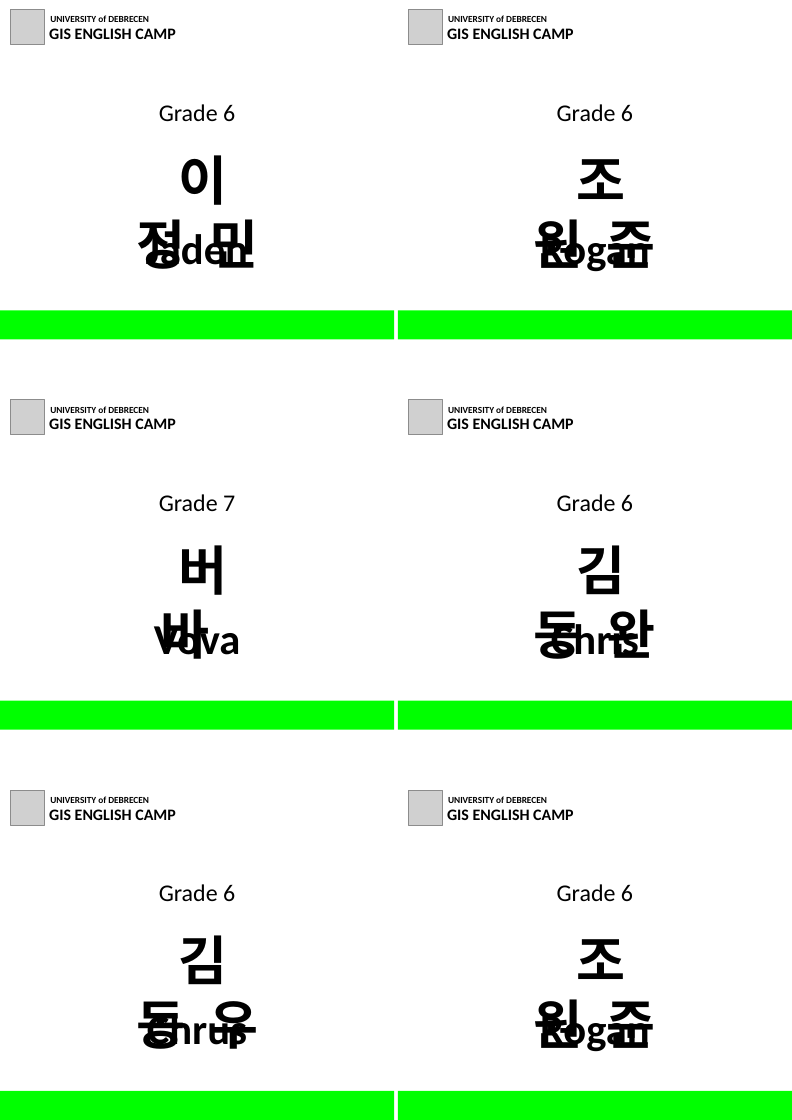
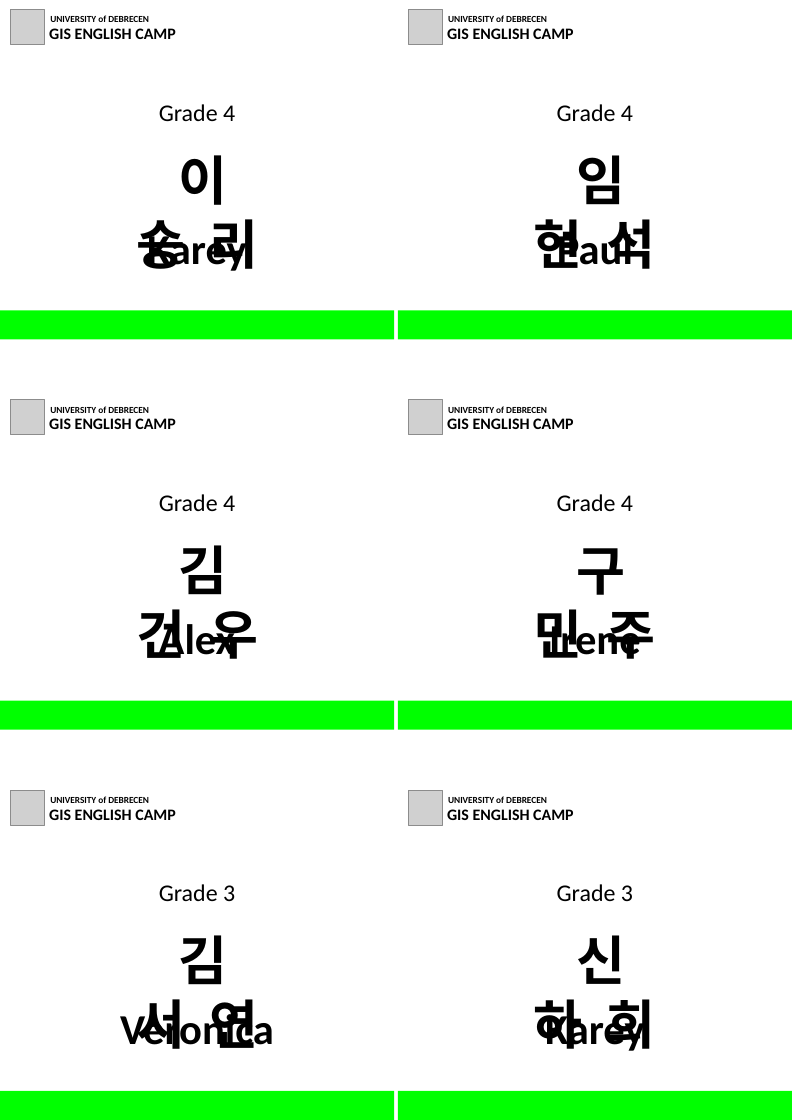
Before and after one commit to AIdward/english-camp-manage, a slide deck: slide 2 of Nametag/nametag.pptx (slide 1 before the commit). Drawn at 792x1120 pixels with LibreOffice and Linux fonts; fonts in the diff are those of the drawing; grey boxes stand for pictures. Boxes give left, top, right and bottom in pixels: in the first picture for what was removed or moved away, otherwise in the second. Text is boxed around its words. In the diff, an @@ line names an element or a change of style, - is before the commit and + after.

```diff
--- a/Nametag/nametag.pptx
+++ b/Nametag/nametag.pptx
@@ text at (159,104,235,121): text changed @@
-Grade 6
+Grade 4
@@ text at (557,104,633,121): text changed @@
-Grade 6
+Grade 4
@@ text at (136,155,258,271): text changed @@
-이 정 민
+이 승 리
@@ text at (534,155,656,269): text changed @@
-조 원 준
+임 현 석
@@ text at (147,229,247,271): text changed @@
-Jaden
+Karey
@@ text at (557,229,633,268): text changed @@
-Rogan
+Paul
@@ text at (159,494,235,511): text changed @@
-Grade 7
+Grade 4
@@ text at (557,494,633,511): text changed @@
-Grade 6
+Grade 4
@@ text at (136,545,258,659): text changed @@
-버 바
+김 건 우
@@ text at (534,548,656,659): text changed @@
-김 동 완
+구 민 주
@@ text at (159,619,236,659): text changed @@
-Vova
+Alex
@@ text at (549,619,641,659): text changed @@
-Chris
+Irene
@@ text at (159,884,235,901): text changed @@
-Grade 6
+Grade 3
@@ text at (557,884,633,901): text changed @@
-Grade 6
+Grade 3
@@ text at (136,935,258,1049): text changed @@
-김 동 우
+김 서 연
@@ text at (534,935,656,1051): text changed @@
-조 원 준
+신 하 희
@@ text at (120,1009,274,1049): text changed @@
-Chrus
+Veronica
@@ text at (545,1009,645,1051): text changed @@
-Rogan
+Karey
```
Also in this commit, not shown: 3 other slides changed, 3 slides added, 4 other files.
